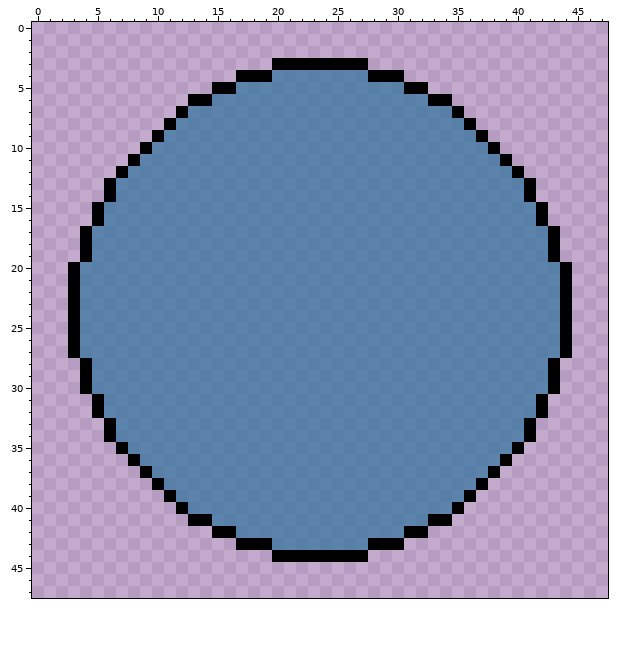
File history of a pixel-art file, Assets/objects/shield.aseprite. Above, as it was before the edit.
48x48 pixels, 1 frame.
Once edited:
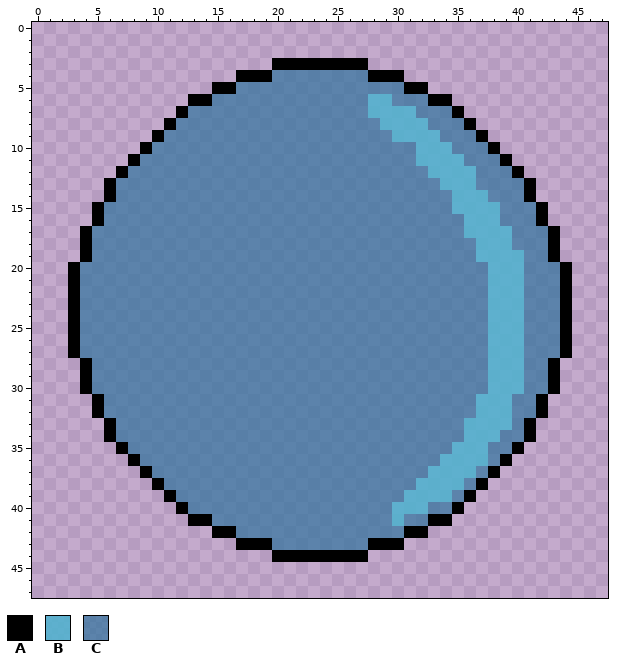
Palette (. is transparent): A #000000  B #51b1cee3  C #32739db5
Commit: adding shades to the shield and fixing visibility bugs
Change:
Changed rows in their new state; - is an unchanged pixel.
first column x 28:
 6 BB-----------
 7 BBBB---------
 8 -BBBB--------
 9 --BBBB-------
10 ----BBB------
11 ----BBBB-----
12 -----BBBB----
13 ------BBB----
14 -------BBB---
15 -------BBBB--
16 --------BBB--
17 --------BBBB-
18 ---------BBB-
19 ---------BBBB
20 ----------BBB
21 ----------BBB
22 ----------BBB
23 ----------BBB
24 ----------BBB
25 ----------BBB
26 ----------BBB
27 ----------BBB
28 ----------BBB
29 ----------BBB
30 ----------BBB
31 ---------BBB-
32 ---------BBB-
33 --------BBBB-
34 --------BBB--
35 -------BBB---
36 ------BBBB---
37 -----BBBB----
38 ----BBBB-----
39 ---BBBB------
40 --BBB--------
41 --B----------
